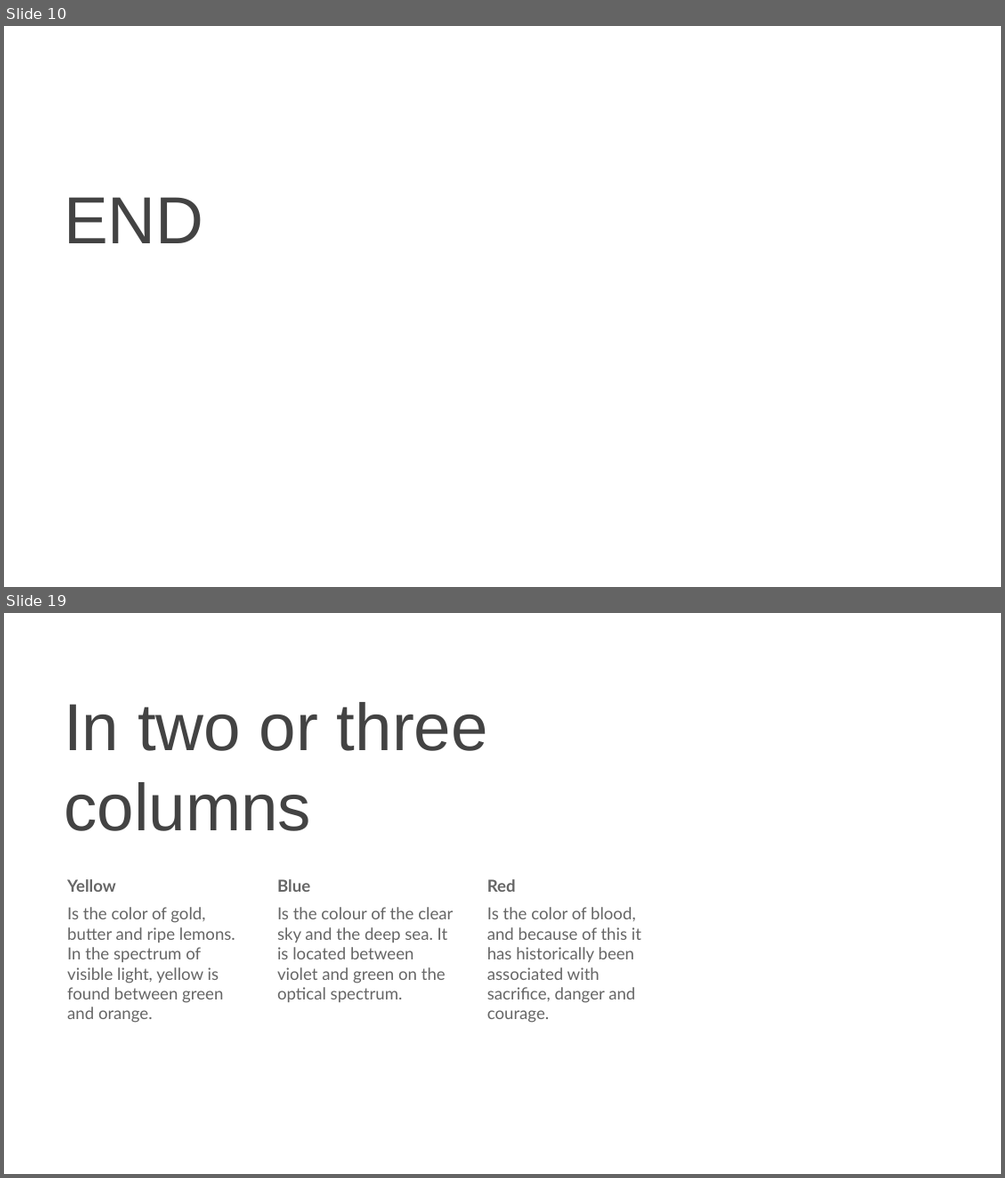
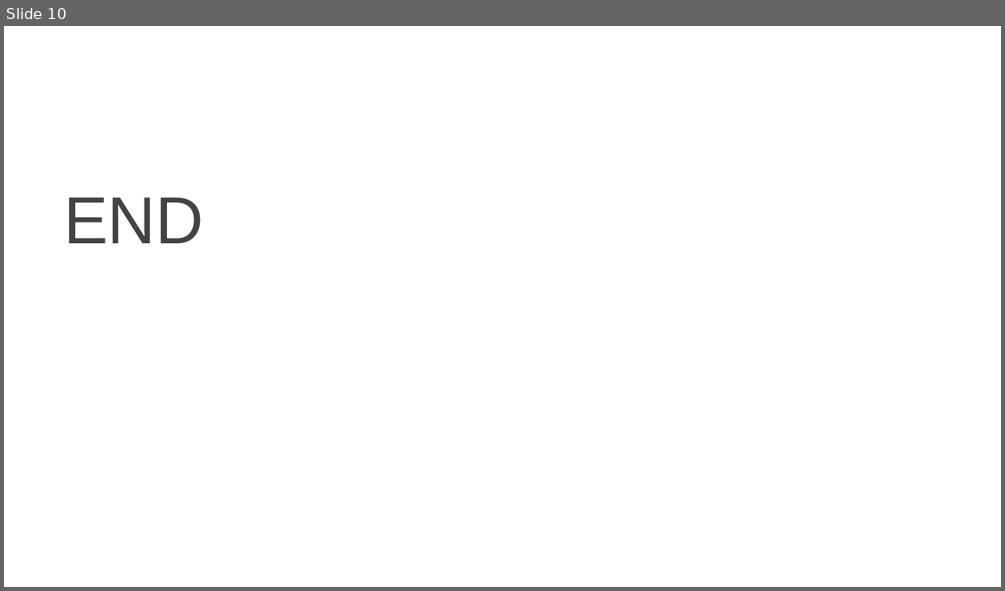
Before and after one commit to Errrneist/Multi-Layer_Perception, a slide deck: Chapter 2/Chapter2-L3-Activation_Function.pptx. Shown one above the other, each under a label of ours: slides 10 and 19 before the commit, slide 10 after it; the slides between them are not shown. The pictures are 1005x1178 and 1005x591 pixels, drawn with LibreOffice and Linux fonts; fonts in the diff are those of the drawing; background and template pictures are left out. Boxes give left, top, right and bottom in pixels: in the first picture for what was removed or moved away, otherwise in the second. Text is boxed around its words. In the diff, an @@ line names an element or a change of style, - is before the commit and + after.

```diff
--- a/Chapter 2/Chapter2-L3-Activation_Function.pptx
+++ b/Chapter 2/Chapter2-L3-Activation_Function.pptx
@@ slide 19 removed at [4, 613, 1001, 1174], background picture (left out) @@
@@ title removed at [64, 702, 488, 831] @@
-In two or three columns
@@ text removed at [67, 879, 235, 1022] @@
-Yellow
-Is the color of gold, butter and ripe lemons. In the spectrum of visible light, yellow is found between green and orange.
@@ text removed at [277, 879, 453, 1002] @@
-Blue
-Is the colour of the clear sky and the deep sea. It is located between violet and green on the optical spectrum.
@@ text removed at [487, 879, 641, 1022] @@
-Red
-Is the color of blood, and because of this it has historically been associated with sacrifice, danger and courage.
@@ page number removed at [928, 1122, 987, 1165] @@
-19
```
Also in this commit, not shown: 5 slides changed, 27 other slides removed, 3 other files.
